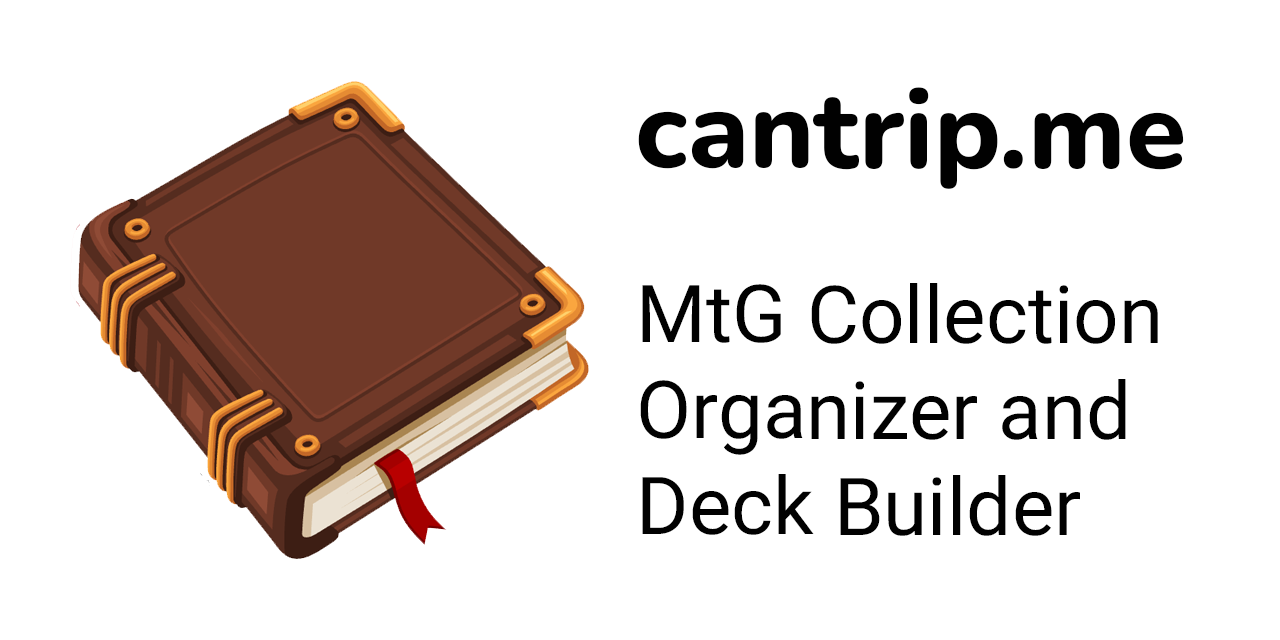
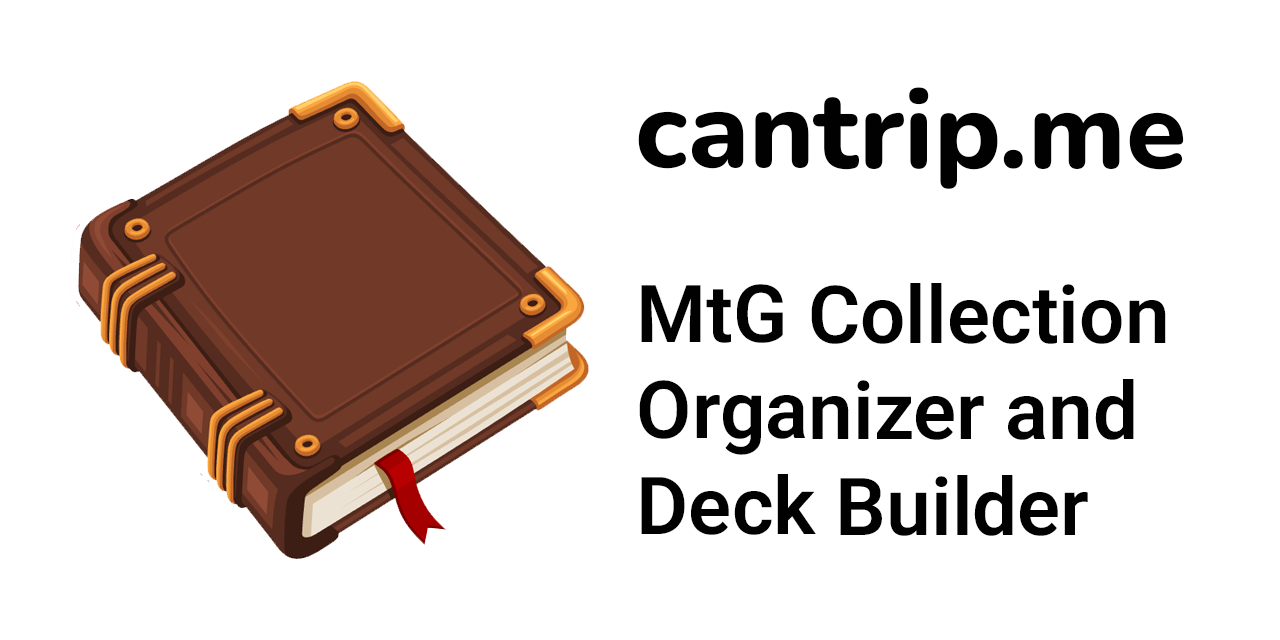
The second 1280 x 640 image is a revision of the first. Changes to its layers:
painted on "MtG Collection Organizer and Deck Builder" over [639, 283, 1166, 536]